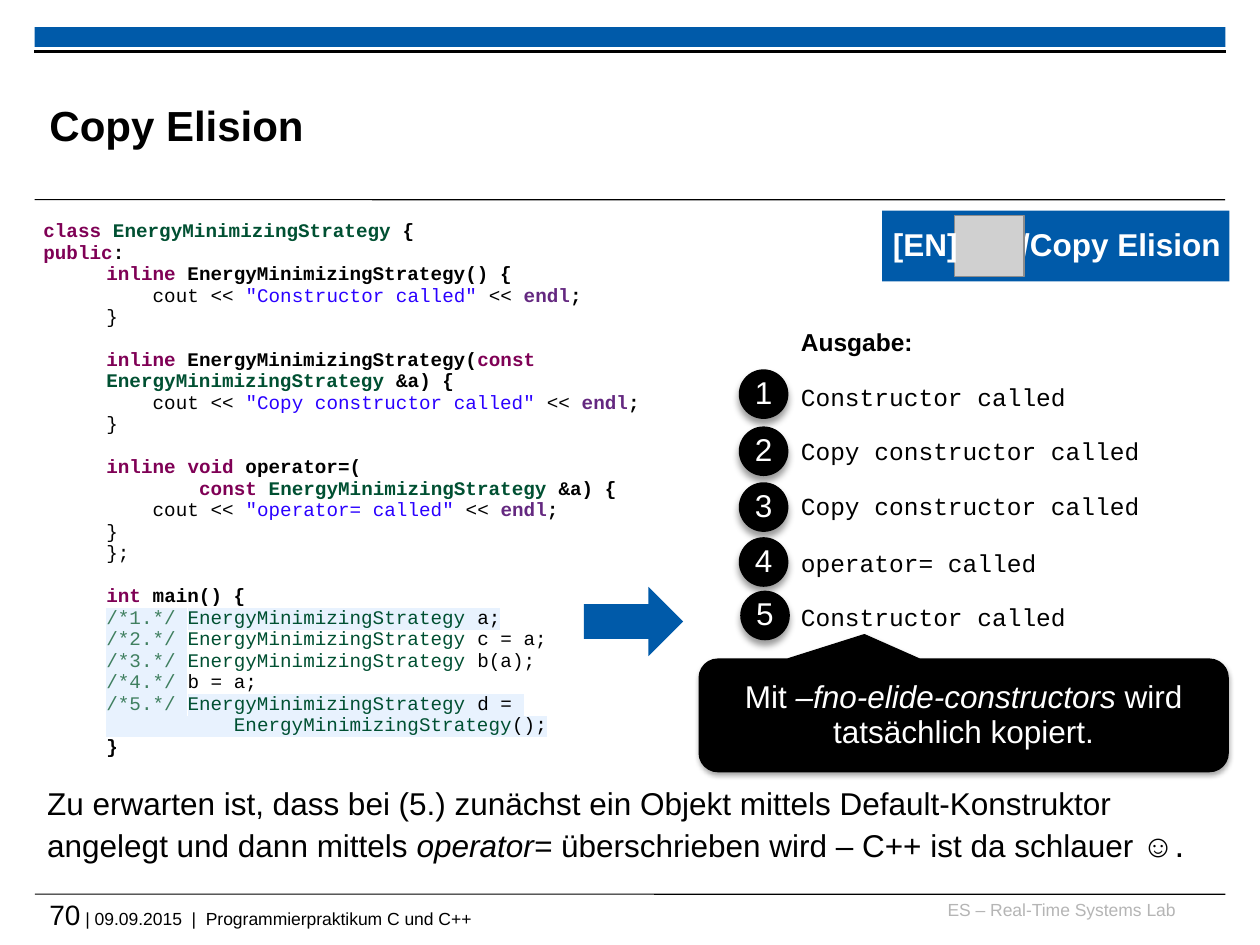
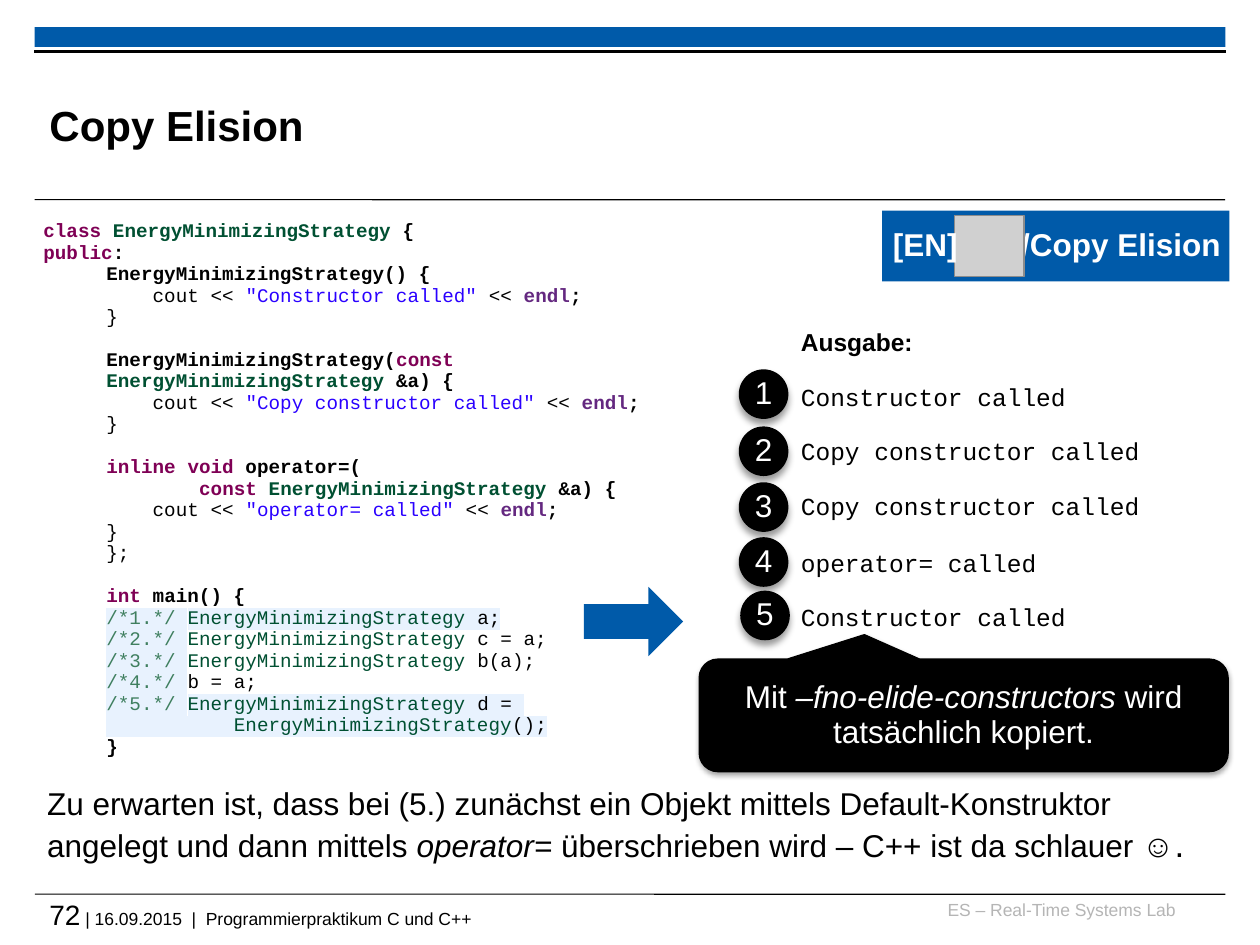
Before and after one commit to h82k/tud-cppp, a slide deck: slide 72 of cppp_lecture.pptx (slide 70 before the commit). Drawn at 1260x945 pixels with LibreOffice and Linux fonts; fonts in the diff are those of the drawing; grey boxes stand for pictures; background and template pictures are left out. Boxes give left, top, right and bottom in pixels: in the first picture for what was removed or moved away, otherwise in the second. Text is boxed around its words. In the diff, an @@ line names an element or a change of style, - is before the commit and + after.

```diff
--- a/cppp_lecture.pptx
+++ b/cppp_lecture.pptx
@@ text at <box>106,267,407,284</box>: text changed @@
-  inline EnergyMinimizingStrategy() {
+  EnergyMinimizingStrategy() {
@@ text at <box>106,352,454,391</box>: text changed @@
-  inline EnergyMinimizingStrategy(const EnergyMinimizingStrategy &a) {
+  EnergyMinimizingStrategy(const EnergyMinimizingStrategy &a) {
@@ text at <box>49,905,471,929</box>: text changed @@
-70 | 09.09.2015 | Programmierpraktikum C und C++
+72 | 16.09.2015 | Programmierpraktikum C und C++
```
Also in this commit, not shown: 28 other slides changed, 5 slides added, 3 slides removed.
